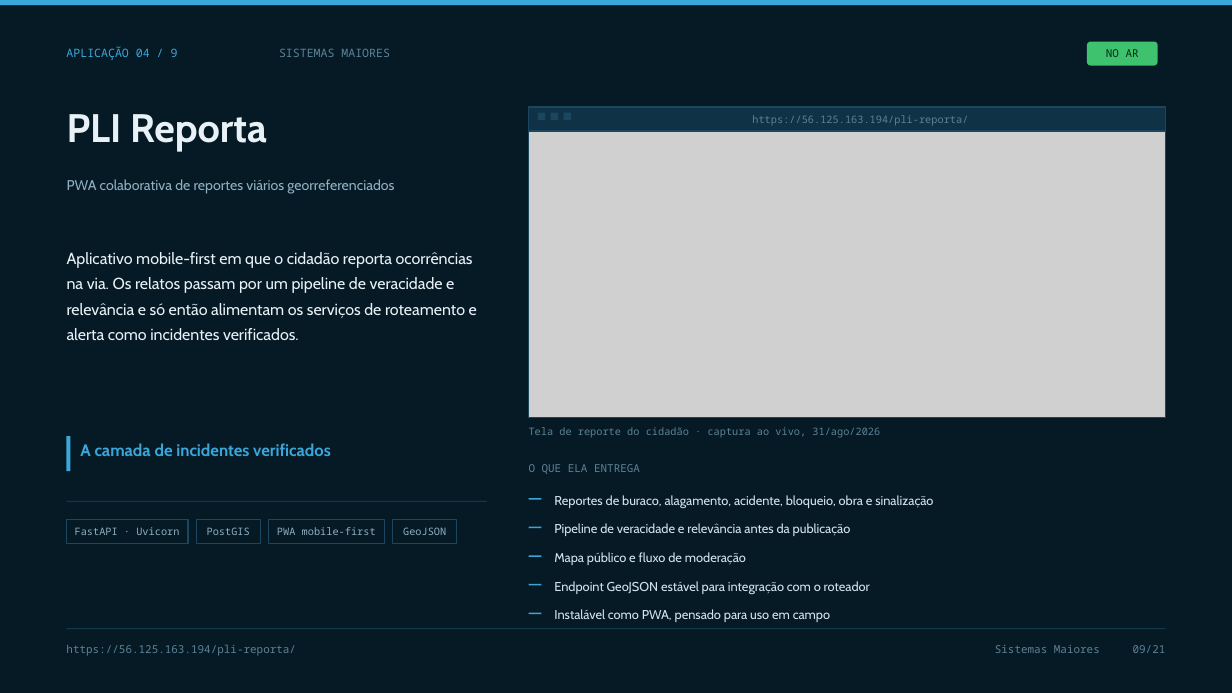
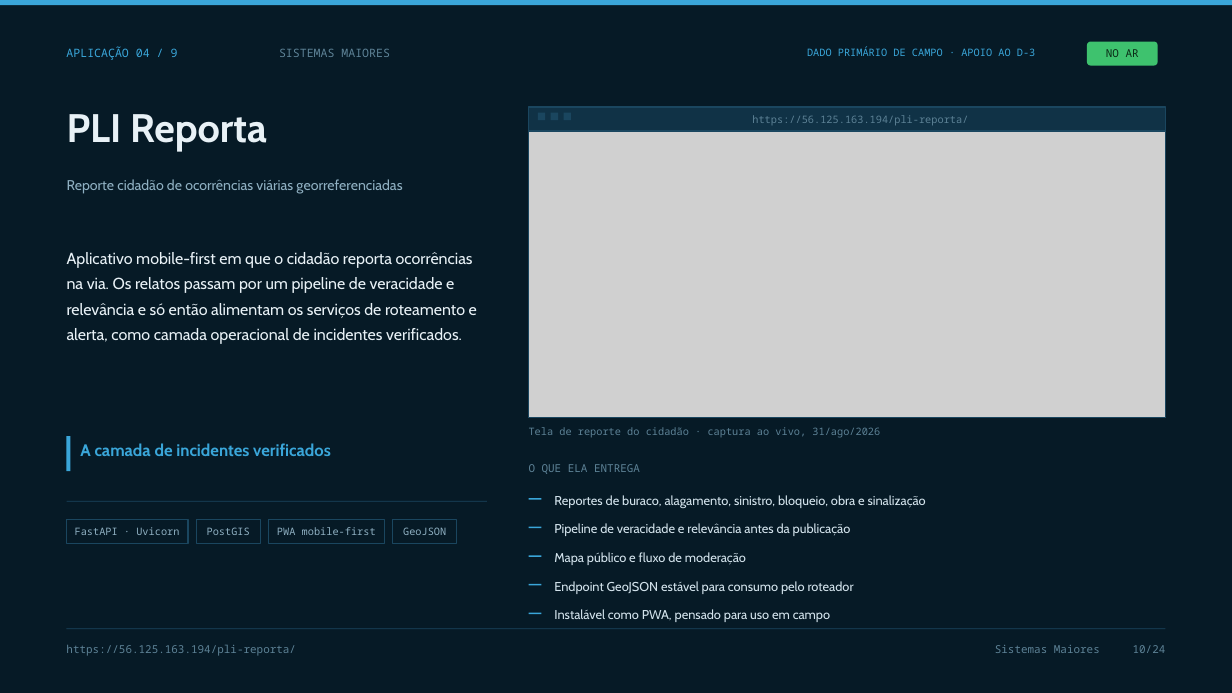
Before and after one commit to vpcapanema/pli-hub, a slide deck: slide 10 of apresentacao/pli-hub-detalhada.pptx (slide 9 before the commit). Drawn at 1232x693 pixels with LibreOffice and Linux fonts; fonts in the diff are those of the drawing; grey boxes stand for pictures. Boxes give left, top, right and bottom in pixels: in the first picture for what was removed or moved away, otherwise in the second. Text is boxed around its words. In the diff, an @@ line names an element or a change of style, - is before the commit and + after.

```diff
--- a/apresentacao/pli-hub-detalhada.pptx
+++ b/apresentacao/pli-hub-detalhada.pptx
@@ text added at <box>807,46,1035,56</box>, 8 pt, text #3AA6D9 @@
+DADO PRIMÁRIO DE CAMPO · APOIO AO D-3
@@ text at <box>67,179,402,194</box>: text changed @@
-PWA colaborativa de reportes viários georreferenciados
+Reporte cidadão de ocorrências viárias georreferenciadas
@@ text at <box>67,252,477,344</box>: text changed @@
-Aplicativo mobile-first em que o cidadão reporta ocorrências na via. Os relatos passam por um pipeline de veracidade e relevância e só então alimentam os serviços de roteamento e alerta como incidentes verificados.
+Aplicativo mobile-first em que o cidadão reporta ocorrências na via. Os relatos passam por um pipeline de veracidade e relevância e só então alimentam os serviços de roteamento e alerta, como camada operacional de incidentes verificados.
@@ text at <box>554,495,926,508</box>: text changed @@
-Reportes de buraco, alagamento, acidente, bloqueio, obra e sinalização
+Reportes de buraco, alagamento, sinistro, bloqueio, obra e sinalização
@@ text at <box>554,581,854,594</box>: text changed @@
-Endpoint GeoJSON estável para integração com o roteador
+Endpoint GeoJSON estável para consumo pelo roteador
@@ text at <box>995,645,1166,653</box>: text changed @@
-Sistemas Maiores 09/21
+Sistemas Maiores 10/24
```
Also in this commit, not shown: 19 other slides changed, 3 slides added, 10 other files.
